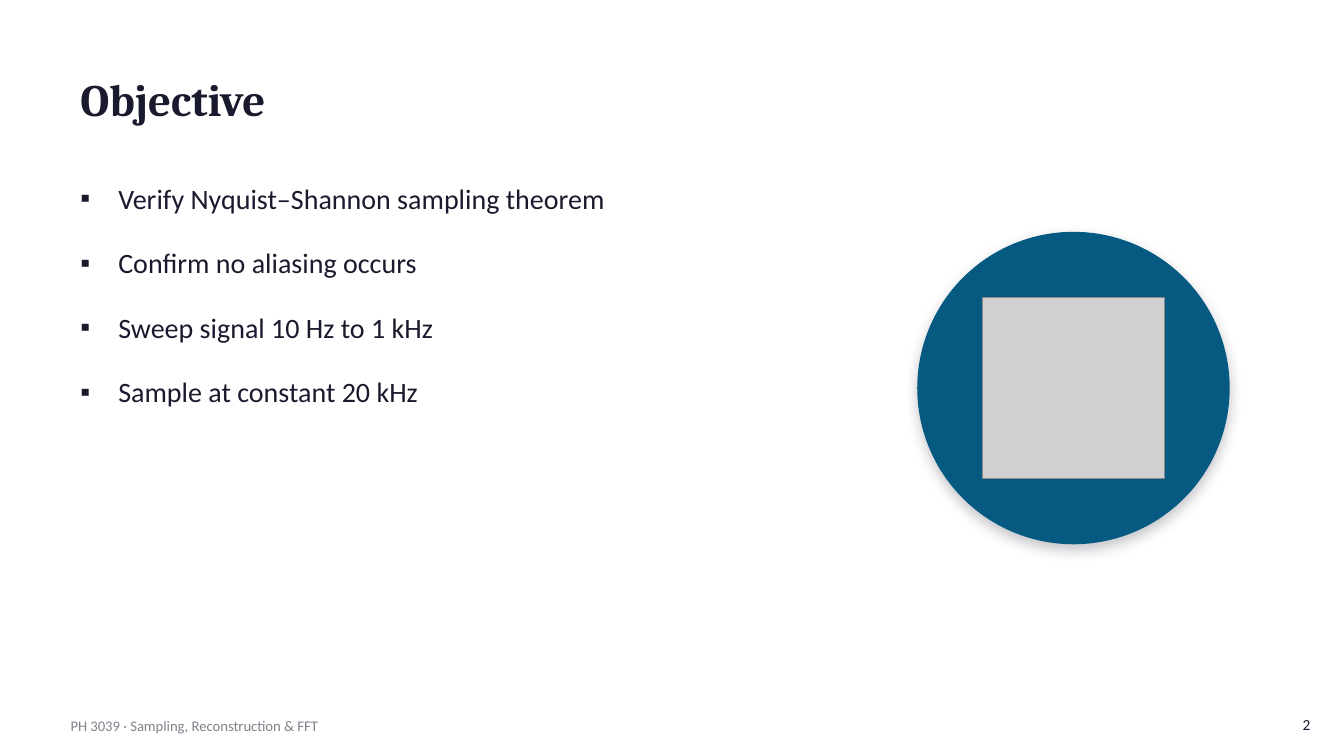
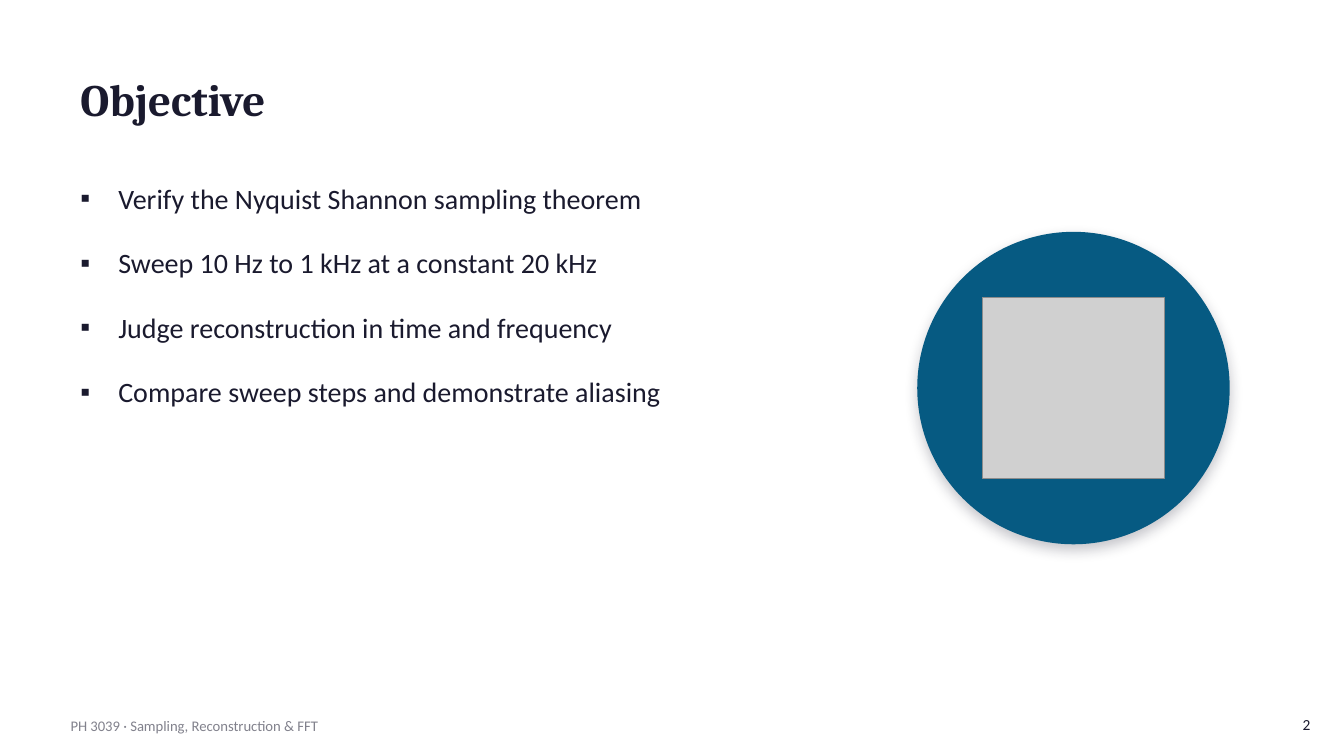
Before and after one commit to TSSwork/PH3039_lab_2, a slide deck: slide 2 of reports/PH3039_Sampling_FFT_Presentation(1).pptx. Drawn at 1344x756 pixels with LibreOffice and Linux fonts; fonts in the diff are those of the drawing; grey boxes stand for pictures. Boxes give left, top, right and bottom in pixels: in the first picture for what was removed or moved away, otherwise in the second. Text is boxed around its words. In the diff, an @@ line names an element or a change of style, - is before the commit and + after.

```diff
--- a/reports/PH3039_Sampling_FFT_Presentation(1).pptx
+++ b/reports/PH3039_Sampling_FFT_Presentation(1).pptx
@@ text at [118, 189, 660, 407]: text changed @@
-▪ Verify Nyquist–Shannon sampling theorem
-▪ Confirm no aliasing occurs
-▪ Sweep signal 10 Hz to 1 kHz
-▪ Sample at constant 20 kHz
+▪ Verify the Nyquist Shannon sampling theorem
+▪ Sweep 10 Hz to 1 kHz at a constant 20 kHz
+▪ Judge reconstruction in time and frequency
+▪ Compare sweep steps and demonstrate aliasing
```
Also in this commit, not shown: 7 other slides changed, 5 slides added, 2 slides removed.
